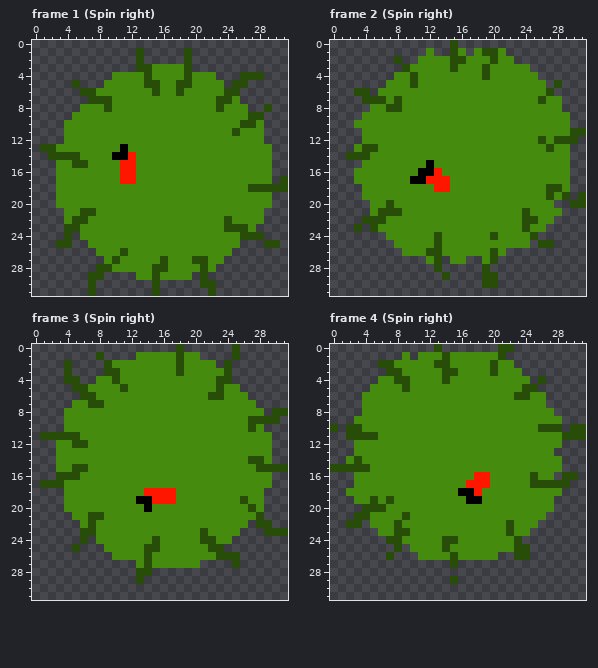
File history of a pixel-art file, assets/image/Spinning_Germ.aseprite. That is the earlier state.
32x32 pixels, 17 frames. Shown: frame 1 (Spin right), frame 2 (Spin right), frame 3 (Spin right), frame 4 (Spin right). The commit also changed other frames, which this record leaves out.
And afterwards:
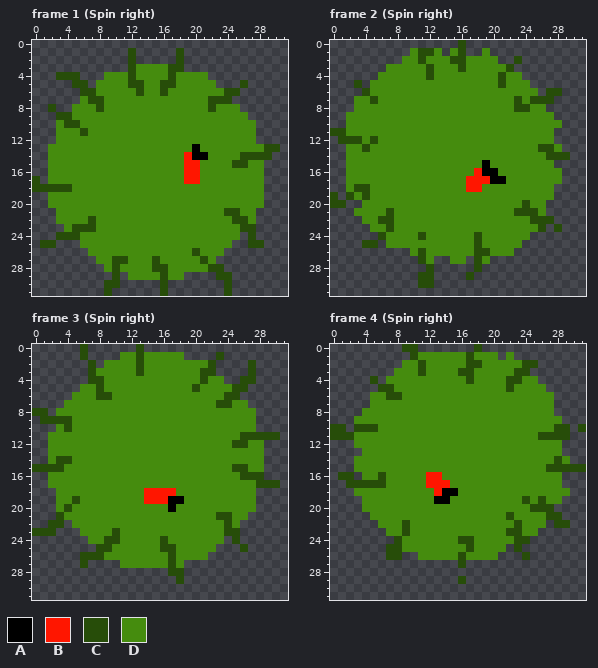
Palette (. is transparent): A #000000  B #ff1600  C #274d09  D #458c0e
Changes in this commit:
Changed rows in their new state; - is an unchanged pixel.
Frame 1 (Spin right), layer "Layer 1":
first column x 0:
 1 ------------C.----C.------------
 2 ------------C.----C.------------
 3 ------------CDD--CC.------------
 4 ---CCC---D--C-D--C-D--.---...---
 5 ------C-D---CCDDCCDD---.-.------
 6 -------------C-DC-D-------------
 7 ------D--D------------C--.------
 8 --C--D--CD------------CD--.--.--
 9 ---CC----------------------..---
10 ---DCC--------------------DD.---
11 ---D--C------------------D--.---
12 ---D------------------------.---
13 -.D--------D--------A--------CC-
14 --DDDD----DDD------BAA----CCCC--
15 --D--DD----DD------BB----CC--.--
16 --D--------DD------BB--------.--
17 C-D--------DD------BB--------.-.
18 CCCCC----------------------DD...
19 --D--------------------------.--
20 --D--------------------------.--
21 ---D--DD----------------CC--.---
22 ---D-DDC----------------DCC-.---
23 ----D-CC----------------DD-C----
24 ---C-C--------------------.-.---
25 -CC..-D------------------.-CC..-
26 -------D---D--------C---.-------
27 --------D--C---CD---D--.--------
28 --------.DC----------DCC--------
29 -------..-C-D--DC--.-.-CC-------
30 -------.-CC----.C----..-C-------
31 -------.-C-----.C-----.-C-------
Frame 2 (Spin right), layer "Layer 1":
first column x 0:
 0 ---------------.C---------------
 1 ----------DCCD-DC-.D..----------
 2 --------.DDC--------D..C--------
 3 -------DDD--C--DC--D--C..-------
 4 ------DD--D-C------D-C--..------
 5 ---C-DD---D----------C---..-.---
 6 ---.-D--------------------.-C---
 7 ---DD-D-D--------------C-C-C.---
 8 ---DD--DD--------------CC--..---
 9 --DD------------------------..--
10 --D--------------------------.--
11 CCDD------------------------....
12 -CCC-C--------------------D-...-
13 --D--D--------------------C--.--
14 --DDD----------------------CCC--
15 --DD--------D------A--------..--
16 --D--------DDD----BAA--------.--
17 --D-------DDDDD--BBBAA-------.--
18 --DCC--------DD--BB--------D..--
19 C-CDC----------------------D..-.
20 CC--D--D----------------C--.--..
21 ---DD-D-D--------------C-C-..---
22 ----DD-C----------------D-CC----
23 ---.-D-C----------------D-C-C---
24 ------C----C-D----C-D----.------
25 ----CC-D-----D----C-----.-..----
26 ---------.-CDD----CCD-D---------
27 -----------C-.----C-.-----------
28 ------------C.----C.------------
29 -----------CC-.--C-..-----------
30 -----------CC------..-----------
Frame 3 (Spin right), layer "Layer 1":
first column x 0:
 0 ------C------C----.------.------
 1 ------C-.--DDC----D..--C-.------
 2 ----.--C-D---C----D---C-.--C----
 3 ----.--CDDD--C----D--CC..--C----
 4 ----..-CC-D----------C-D.-CC----
 5 -----.D-C--D--------C--D-CC-----
 6 -----DDDCC------------DDCC.-----
 7 ----D--DD--------------CC--.----
 8 CC-D------------------------.-..
 9 -CCCC----------------------D...-
10 ---DC----------------------D.---
11 -.DDDD--------------------CCCCC-
12 --D--DD------------------CC--.--
13 --D--------------------------.--
14 --DCC----------------------DD.--
15 CCCC-DD------------------CC-D...
16 --DDDD--------------------CCC.--
17 -.DD------------------------CCC-
18 ---D------------------------.---
19 ---D-C-------DB--AA-------D-.---
20 ---DC---------D--A---------D.---
21 ---CD--DD--------------CC--..---
22 --CC-D-D----------------C-.-..--
23 CCC---DD--C----------D--CC---...
24 ------.D-CC----DC----DD-.C------
25 -----.--CC----DDCC----D.--C-----
26 ------CCCD----D--C----....------
27 ------C----DD-D--C-..----.------
28 -------------..--CC-------------
29 -------------.----C-------------
Frame 4 (Spin right), layer "Layer 1":
first column x 0:
 0 ---------CC--.----C--..---------
 1 ---------.C---D--C---.D---------
 2 ------...--C-DD--CC-D--DCC------
 3 -------.D--C--DDCC--D--CC-------
 4 -----C.-DD----D--C----CC-D.-----
 5 -----.CC-D------------C-DDD-----
 6 ----.--CC--------------DD--D----
 7 ----.----------------------D----
10 -C.-CC--------------------DD-C.-
11 CC-DDD--------------------CCC-..
13 ---.------------------------D---
14 --.D------------------------CD--
15 ...DD----------------------CCCCC
16 -CC.--C-----BB----DD-----D--D..-
17 --CCCCC-----BBB--DDD-----DDDD.--
18 --.----------BAADDD----------D--
19 ---.-D-D-----AA--DD-----C-C-D---
20 ----DDD------------------CCC----
21 ---..----D------------C----CC---
22 --..-.--DC------------DC--D-CC--
23 ------.-D--------------C-D------
24 -------.------DDCC------C-------
25 -------C-D----D--C----.-.-------
26 --------C------DC------.--------
27 ---------------.C---------------
29 ---------------.C---------------
Pixel boxes of the changes (left, top, right, bottom) in both pictures:
changed: (32, 48, 288, 296)
changed: (330, 40, 586, 288)
changed: (32, 344, 288, 584)
changed: (330, 344, 586, 584)
